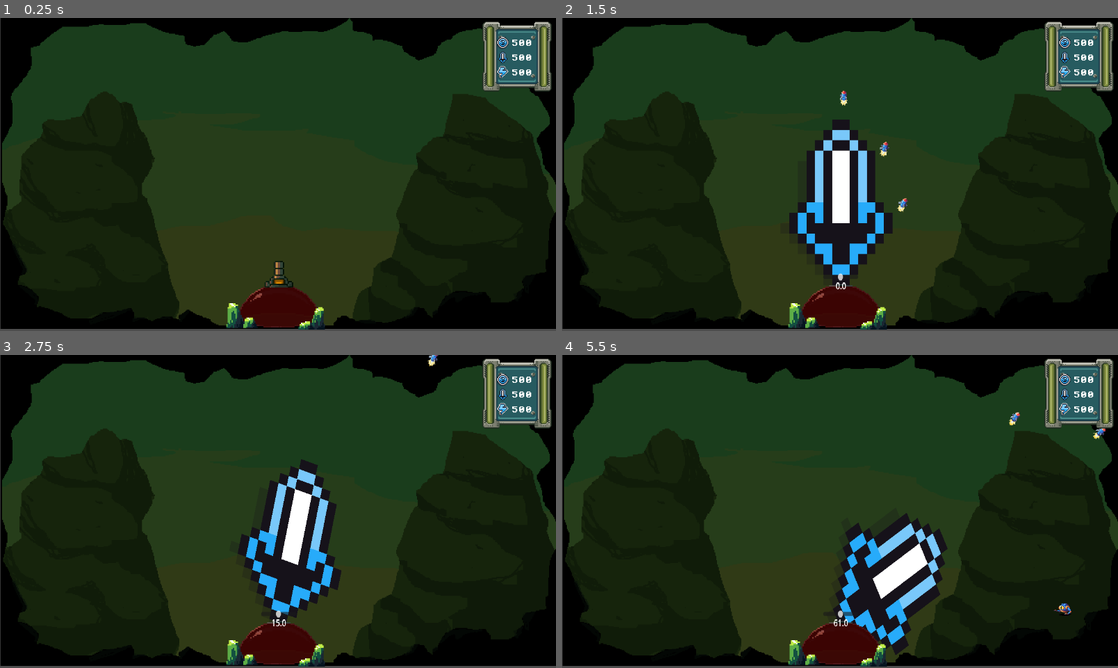
Above: before the commit, frames 1-4 (two rows, left to right).
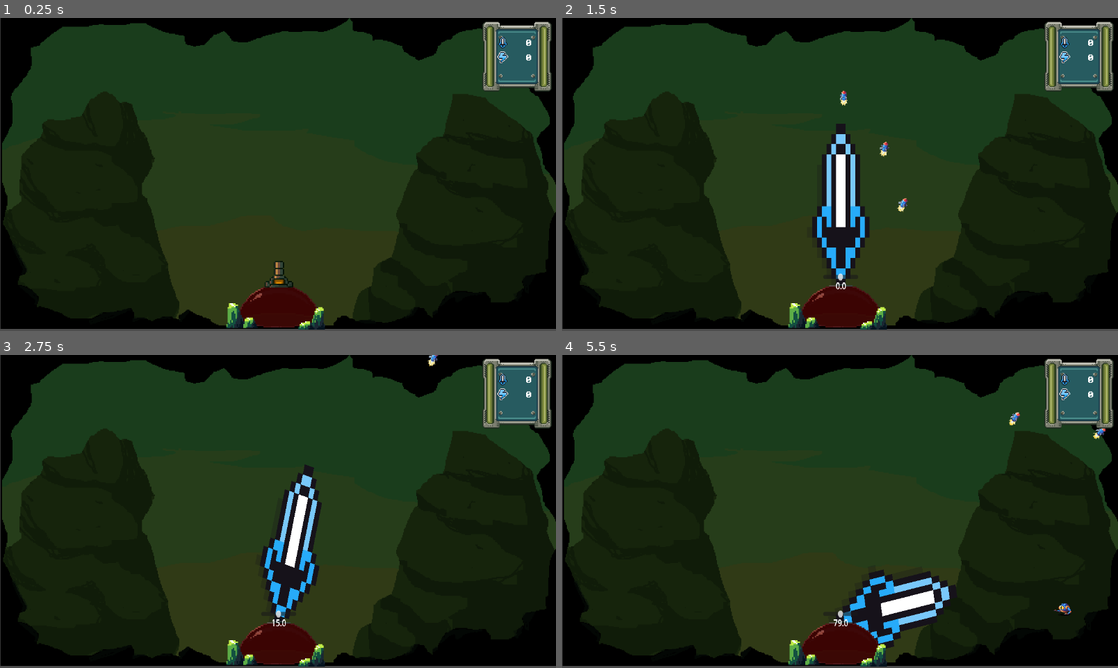
Above: after the commit, the same moments.

Repository: antoinenisoli/DomeSword_GWJ_2025
Game: Godot game, scene res://scenes/levels/game.tscn
Two runs of this game, one before a commit and one after it. Both use one fixed random seed, a clock stepped at 60 frames per second and the inputs below.
Inputs (mouse positions are in pixels of both pictures, inside the frame that each line leads up to):
- Up to frame 1 (0.25 s): no input
- Up to frame 2 (1.5 s): tap Enter at 0.5 s; move the mouse to (962, 158) at 0.52 s; press the mouse at (962, 158) at 0.53 s; hold Right (move_right) 0.53-1.28 s; move the mouse to (728, 190) at 1.27 s; release the mouse at (728, 190) at 1.28 s; hold Left (move_left) from 1.28 s (still down); tap E (switch_weapon) at 1.35 s
- Up to frame 3 (2.75 s): move the mouse to (333, 442) at 2.02 s; release Left (move_left) at 2.03 s; press the mouse at (333, 442) at 2.03 s; hold Right (move_right) from 2.03 s (still down)
- Up to frame 4 (5.5 s): move the mouse to (812, 574) at 2.77 s; release the mouse at (812, 574) at 2.78 s; tap E (switch_weapon) at 2.85, 4.35 s; move the mouse to (1006, 558) at 3.52 s; release Right (move_right) at 3.53 s; press the mouse at (1006, 558) at 3.53 s; hold Left (move_left) from 3.53 s (still down); move the mouse to (673, 464) at 4.27 s; release the mouse at (673, 464) at 4.28 s; move the mouse to (867, 511) at 5.02 s; press the mouse at (867, 511) at 5.03 s

The runs differ from the first frame. In frame 1, 0.2% of the frame differs, in the area x 89-96%, y 6-20%; in frame 2, 4.6%; in frame 3, 4.5%; in frame 4, 5.5%, in the area x 48-96%, y 6-96%.

Commit message:
killed enemy count

Diff:
--- a/scenes/entities/enemy.tscn
+++ b/scenes/entities/enemy.tscn
@@ -15,9 +15,69 @@
 [sub_resource type="CircleShape2D" id="CircleShape2D_4ra3w"]
 radius = 16.0
 
-[sub_resource type="AtlasTexture" id="AtlasTexture_5uy6h"]
+[sub_resource type="AtlasTexture" id="AtlasTexture_jr1g6"]
 atlas = ExtResource("3_4ra3w")
 region = Rect2(0, 34, 72, 34)
+
+[sub_resource type="AtlasTexture" id="AtlasTexture_hlb8m"]
+atlas = ExtResource("3_4ra3w")
+region = Rect2(72, 34, 72, 34)
+
+[sub_resource type="AtlasTexture" id="AtlasTexture_4fpkd"]
+atlas = ExtResource("3_4ra3w")
+region = Rect2(144, 34, 72, 34)
+
+[sub_resource type="AtlasTexture" id="AtlasTexture_wqw0c"]
+atlas = ExtResource("3_4ra3w")
+region = Rect2(216, 34, 72, 34)
+
+[sub_resource type="AtlasTexture" id="AtlasTexture_onntj"]
+atlas = ExtResource("3_4ra3w")
+region = Rect2(288, 34, 72, 34)
+
+[sub_resource type="AtlasTexture" id="AtlasTexture_h7bdk"]
+atlas = ExtResource("3_4ra3w")
+region = Rect2(360, 34, 72, 34)
+
+[sub_resource type="AtlasTexture" id="AtlasTexture_1kl1a"]
+atlas = ExtResource("3_4ra3w")
+region = Rect2(432, 34, 72, 34)
+
+[sub_resource type="AtlasTexture" id="AtlasTexture_r3y0q"]
+atlas = ExtResource("3_4ra3w")
+region = Rect2(504, 34, 72, 34)
+
+[sub_resource type="AtlasTexture" id="AtlasTexture_ln8om"]
+atlas = ExtResource("3_4ra3w")
+region = Rect2(576, 34, 72, 34)
+
+[sub_resource type="AtlasTexture" id="AtlasTexture_14tws"]
+atlas = ExtResource("3_4ra3w")
+region = Rect2(648, 34, 72, 34)
+
+[sub_resource type="AtlasTexture" id="AtlasTexture_owm76"]
+atlas = ExtResource("3_4ra3w")
+region = Rect2(720, 34, 72, 34)
+
+[sub_resource type="AtlasTexture" id="AtlasTexture_fkgbd"]
+atlas = ExtResource("3_4ra3w")
+region = Rect2(792, 34, 72, 34)
+
+[sub_resource type="AtlasTexture" id="AtlasTexture_pt174"]
+atlas = ExtResource("3_4ra3w")
+region = Rect2(864, 34, 72, 34)
+
+[sub_resource type="AtlasTexture" id="AtlasTexture_2ynut"]
+atlas = ExtResource("3_4ra3w")
+region = Rect2(936, 34, 72, 34)
+
+[sub_resource type="AtlasTexture" id="AtlasTexture_nv3ol"]
+atlas = ExtResource("3_4ra3w")
+region = Rect2(1008, 34, 72, 34)
+
+[sub_resource type="AtlasTexture" id="AtlasTexture_td7os"]
+atlas = ExtResource("3_4ra3w")
+region = Rect2(1080, 34, 72, 34)
 
 [sub_resource type="AtlasTexture" id="AtlasTexture_4ra3w"]
 atlas = ExtResource("3_4ra3w")
@@ -55,7 +115,52 @@
 animations = [{
 "frames": [{
 "duration": 1.0,
-"texture": SubResource("AtlasTexture_5uy6h")
+"texture": SubResource("AtlasTexture_jr1g6")
+}, {
+"duration": 1.0,
+"texture": SubResource("AtlasTexture_hlb8m")
+}, {
+"duration": 1.0,
+"texture": SubResource("AtlasTexture_4fpkd")
+}, {
+"duration": 1.0,
+"texture": SubResource("AtlasTexture_wqw0c")
+}, {
+"duration": 1.0,
+"texture": SubResource("AtlasTexture_onntj")
+}, {
+"duration": 1.0,
+"texture": SubResource("AtlasTexture_h7bdk")
+}, {
+"duration": 1.0,
+"texture": SubResource("AtlasTexture_1kl1a")
+}, {
+"duration": 1.0,
+"texture": SubResource("AtlasTexture_r3y0q")
+}, {
+"duration": 1.0,
+"texture": SubResource("AtlasTexture_ln8om")
+}, {
+"duration": 1.0,
+"texture": SubResource("AtlasTexture_14tws")
+}, {
+"duration": 1.0,
+"texture": SubResource("AtlasTexture_owm76")
+}, {
+"duration": 1.0,
+"texture": SubResource("AtlasTexture_fkgbd")
+}, {
+"duration": 1.0,
+"texture": SubResource("AtlasTexture_pt174")
+}, {
+"duration": 1.0,
+"texture": SubResource("AtlasTexture_2ynut")
+}, {
+"duration": 1.0,
+"texture": SubResource("AtlasTexture_nv3ol")
+}, {
+"duration": 1.0,
+"texture": SubResource("AtlasTexture_td7os")
 }],
 "loop": true,
 "name": &"idle",
@@ -97,7 +202,7 @@
 script = ExtResource("1_jr1g6")
 enemy = NodePath("Frog_Entity")
 speed = 40.0
-min_distance = 200.0
+min_distance = 150.0
 push_cooldown = NodePath("pushedCooldown")
 
 [node name="Frog_Entity" type="Node2D" parent="." node_paths=PackedStringArray("_shooting", "sprite") groups=["Enemies"]]
@@ -115,22 +220,20 @@
 sprite_frames = SubResource("SpriteFrames_md0e3")
 animation = &"idle"
 autoplay = "idle"
-frame_progress = 0.13401365
-
-[node name="shadow" type="AnimatedSprite2D" parent="CollisionShape2D"]
-modulate = Color(0, 0, 0, 1)
+frame_progress = 0.1278152
+
+[node name="shadow" type="Sprite2D" parent="CollisionShape2D"]
+self_modulate = Color(0, 0, 0, 0.7254902)
 z_index = -1
 position = Vector2(-1, 18)
-scale = Vector2(1, 0.20588236)
-sprite_frames = SubResource("SpriteFrames_md0e3")
-animation = &"idle"
-autoplay = "idle"
-frame_progress = 0.13401365
+scale = Vector2(1, 0.206)
+texture = ExtResource("3_4ra3w")
 flip_v = true
+region_enabled = true
+region_rect = Rect2(12.333119, 34.769592, 44.502964, 32.977043)
 
 [node name="shoot" parent="." instance=ExtResource("5_c4w8v")]
 position = Vector2(8.5, -1)
-_team = 1
 shoot_rate = 1.0
 
 [node name="pushedCooldown" type="Timer" parent="."]
--- a/scenes/entities/player/dome.tscn
+++ b/scenes/entities/player/dome.tscn
@@ -77,7 +77,6 @@
 
 [node name="sword" parent="Weapons" instance=ExtResource("4_l7o3r")]
 position = Vector2(0, -29)
-rot_limit = 70.0
 force_curve = SubResource("Curve_si0v0")
 
 [node name="Control" parent="Weapons/sword" index="2"]
--- a/scenes/levels/game.tscn
+++ b/scenes/levels/game.tscn
@@ -1,10 +1,11 @@
-[gd_scene load_steps=21 format=3 uid="uid://pmrhth1mkfnr"]
+[gd_scene load_steps=22 format=3 uid="uid://pmrhth1mkfnr"]
 
 [ext_resource type="Script" uid="uid://b3sjd2wth0hut" path="res://scripts/camera/camera_shake.gd" id="2_fojqs"]
 [ext_resource type="Script" uid="uid://ckfsoeqxbgpdo" path="res://scripts/Entities/Health.gd" id="2_yqjtg"]
 [ext_resource type="Script" uid="uid://15t3ts3yvwg7" path="res://scripts/Entities/Player/weapons/ammo_container.gd" id="4_6370d"]
 [ext_resource type="PackedScene" uid="uid://ck27qna5vj213" path="res://scenes/UI/healthbar.tscn" id="5_iywne"]
 [ext_resource type="PackedScene" uid="uid://wfvh6l3f13hg" path="res://scenes/game_manager.tscn" id="5_p57ef"]
+[ext_resource type="Script" uid="uid://uqaw0biwnuv2" path="res://scripts/UI/ui_controller.gd" id="6_bgnkb"]
 [ext_resource type="Texture2D" uid="uid://br5pu3661st7y" path="res://assets/sprites/UI/window_theme/window_theme_blue/message_box_A.png" id="6_oi2tv"]
 [ext_resource type="PackedScene" uid="uid://b2rl7rcfgc1gi" path="res://scenes/spawner.tscn" id="6_p57ef"]
 [ext_resource type="PackedScene" uid="uid://cyleivx7ywp7m" path="res://scenes/entities/player/dome.tscn" id="7_7rg7d"]
@@ -71,42 +72,54 @@
 
 [node name="CanvasLayer" type="CanvasLayer" parent="."]
 
-[node name="Healthbar" parent="CanvasLayer" instance=ExtResource("5_iywne")]
+[node name="HUD" type="Control" parent="CanvasLayer" node_paths=PackedStringArray("enemy_txt", "flame_txt")]
+layout_mode = 3
+anchors_preset = 0
+offset_right = 40.0
+offset_bottom = 40.0
+script = ExtResource("6_bgnkb")
+enemy_txt = NodePath("TextureRect/VBoxContainer/Control2/enemy_count")
+flame_txt = NodePath("TextureRect/VBoxContainer/Control3/flame_count")
+
+[node name="Healthbar" parent="CanvasLayer/HUD" instance=ExtResource("5_iywne")]
 visible = false
+layout_mode = 1
 anchors_preset = 12
 anchor_top = 1.0
 anchor_right = 1.0
 anchor_bottom = 1.0
-offset_top = -9.0
+offset_top = 671.0
 offset_right = 0.0
-offset_bottom = -0.8200073
+offset_bottom = 679.18
 grow_horizontal = 2
 grow_vertical = 0
 
-[node name="TextureRect" type="TextureRect" parent="CanvasLayer"]
+[node name="TextureRect" type="TextureRect" parent="CanvasLayer/HUD"]
+layout_mode = 1
 anchors_preset = 1
 anchor_left = 1.0
 anchor_right = 1.0
-offset_left = -170.0
+offset_left = 1070.0
 offset_top = 9.0
-offset_right = -10.0
+offset_right = 1230.0
 offset_bottom = 169.0
 grow_horizontal = 0
 texture = ExtResource("6_oi2tv")
 stretch_mode = 4
 
-[node name="VBoxContainer" type="VBoxContainer" parent="CanvasLayer/TextureRect"]
+[node name="VBoxContainer" type="VBoxContainer" parent="CanvasLayer/HUD/TextureRect"]
 layout_mode = 0
 offset_left = 49.0
 offset_top = 28.0
 offset_right = 124.0
 offset_bottom = 126.0
 
-[node name="Control" type="Control" parent="CanvasLayer/TextureRect/VBoxContainer"]
+[node name="Control" type="Control" parent="CanvasLayer/HUD/TextureRect/VBoxContainer"]
+visible = false
 custom_minimum_size = Vector2(0, 30.835)
 layout_mode = 2
 
-[node name="Label" type="Label" parent="CanvasLayer/TextureRect/VBoxContainer/Control"]
+[node name="Label" type="Label" parent="CanvasLayer/HUD/TextureRect/VBoxContainer/Control"]
 layout_mode = 0
 offset_left = -7.0
 offset_right = 66.99982
@@ -116,7 +129,7 @@
 horizontal_alignment = 2
 vertical_alignment = 1
 
-[node name="TextureRect" type="TextureRect" parent="CanvasLayer/TextureRect/VBoxContainer/Control"]
+[node name="TextureRect" type="TextureRect" parent="CanvasLayer/HUD/TextureRect/VBoxContainer/Control"]
 layout_mode = 0
 offset_left = -17.0
 offset_top = 4.0
@@ -125,11 +138,11 @@
 texture = ExtResource("8_r0gsk")
 stretch_mode = 4
 
-[node name="Control2" type="Control" parent="CanvasLayer/TextureRect/VBoxContainer"]
+[node name="Control2" type="Control" parent="CanvasLayer/HUD/TextureRect/VBoxContainer"]
 custom_minimum_size = Vector2(0, 30.835)
 layout_mode = 2
 
-[node name="Label" type="Label" parent="CanvasLayer/TextureRect/VBoxContainer/Control2"]
+[node name="enemy_count" type="Label" parent="CanvasLayer/HUD/TextureRect/VBoxContainer/Control2"]
 layout_mode = 0
 offset_left = -7.0
 offset_right = 66.99982
@@ -139,7 +152,7 @@
 horizontal_alignment = 2
 vertical_alignment = 1
 
-[node name="TextureRect" type="TextureRect" parent="CanvasLayer/TextureRect/VBoxContainer/Control2"]
+[node name="TextureRect" type="TextureRect" parent="CanvasLayer/HUD/TextureRect/VBoxContainer/Control2"]
 layout_mode = 0
 offset_left = -17.0
 offset_top = 4.0
@@ -148,11 +161,11 @@
 texture = ExtResource("9_oi2tv")
 stretch_mode = 4
 
-[node name="Control3" type="Control" parent="CanvasLayer/TextureRect/VBoxContainer"]
+[node name="Control3" type="Control" parent="CanvasLayer/HUD/TextureRect/VBoxContainer"]
 custom_minimum_size = Vector2(0, 30.835)
 layout_mode = 2
 
-[node name="Label" type="Label" parent="CanvasLayer/TextureRect/VBoxContainer/Control3"]
+[node name="flame_count" type="Label" parent="CanvasLayer/HUD/TextureRect/VBoxContainer/Control3"]
 layout_mode = 0
 offset_left = -7.0
 offset_right = 66.99982
@@ -162,7 +175,7 @@
 horizontal_alignment = 2
 vertical_alignment = 1
 
-[node name="TextureRect" type="TextureRect" parent="CanvasLayer/TextureRect/VBoxContainer/Control3"]
+[node name="TextureRect" type="TextureRect" parent="CanvasLayer/HUD/TextureRect/VBoxContainer/Control3"]
 layout_mode = 0
 offset_left = -17.0
 offset_top = 4.0
@@ -191,3 +204,4 @@
 [editable path="Dome"]
 [editable path="Dome/Weapons/turret"]
 [editable path="Dome/Weapons/turret/AnimatedSprite2D2/shoot"]
+[editable path="Dome/Weapons/sword"]
--- a/scenes/weapons/sword.tscn
+++ b/scenes/weapons/sword.tscn
@@ -32,9 +32,9 @@
 z_index = -5
 scale = Vector2(0.56, 0.7599994)
 script = ExtResource("1_o616w")
-rot_limit = 85.0
+rot_limit = 100.0
 power = 100.0
-push_force = 25.0
+push_force = 35.0
 sword = NodePath("anchor")
 timer = NodePath("Timer")
 txt = NodePath("Control/Label")
@@ -44,7 +44,7 @@
 match_enemies = Array[int]([0])
 
 [node name="anchor" type="Area2D" parent="."]
-position = Vector2(0, -63.157948)
+position = Vector2(0, -55.263206)
 scale = Vector2(0.99999994, 0.99999994)
 
 [node name="Sprite2D" type="Sprite2D" parent="anchor"]
@@ -63,7 +63,7 @@
 
 [node name="Sword" type="Sprite2D" parent="anchor"]
 position = Vector2(-2.2737368e-13, -154.09682)
-scale = Vector2(23.49603, 20.743664)
+scale = Vector2(13.09524, 20.743664)
 texture = ExtResource("3_58ehi")
 
 [node name="Timer" type="Timer" parent="."]
--- a/scripts/Entities/Enemies/enemy.gd
+++ b/scripts/Entities/Enemies/enemy.gd
@@ -55,6 +55,7 @@
 
 func death() -> void:
     FxManager.spawn_fx("blood_explode", global_position)
+    EventManager.on_enemy_killed.emit()
     await get_tree().process_frame
     get_parent().queue_free()
 
--- /dev/null
+++ b/scripts/UI/ui_controller.gd
@@ -0,0 +1,13 @@
+extends Control
+
+@export var enemy_txt: Label
+@export var flame_txt: Label
+var enemy_killed: int
+
+func _ready() -> void:
+    enemy_txt.text = str(0)
+    flame_txt.text = str(0)
+    EventManager.on_enemy_killed.connect(func f() -> void:
+        enemy_killed += 1
+        enemy_txt.text = str(enemy_killed)
+        )
--- a/scripts/event_manager.gd
+++ b/scripts/event_manager.gd
@@ -3,3 +3,4 @@
 signal on_sword_hit
 signal on_player_damaged
 signal on_player_killed
+signal on_enemy_killed
Not shown: 1 places in scenes/entities/enemy.tscn that only renumber resources
Not shown, added: scripts/UI/ui_controller.gd.uid
